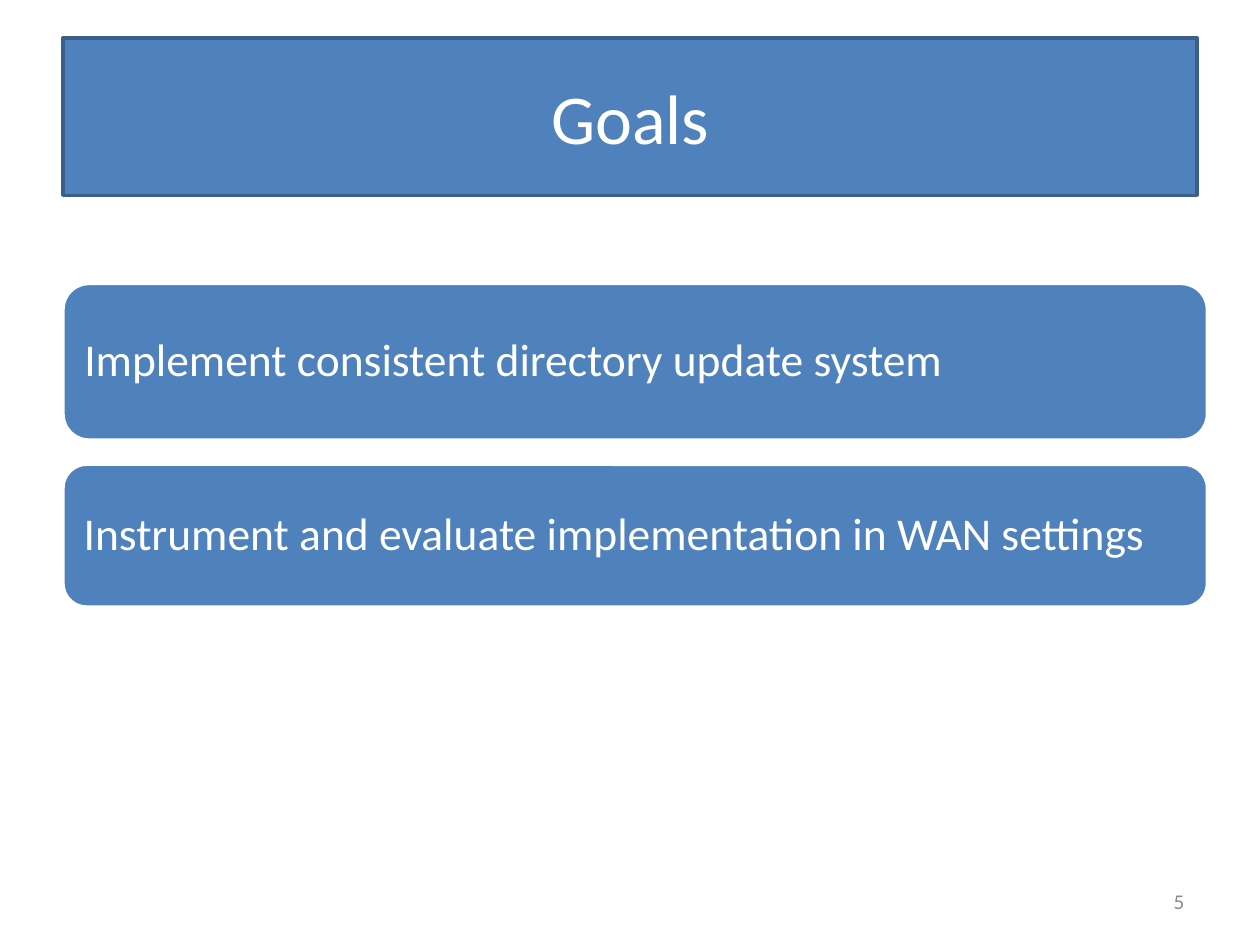
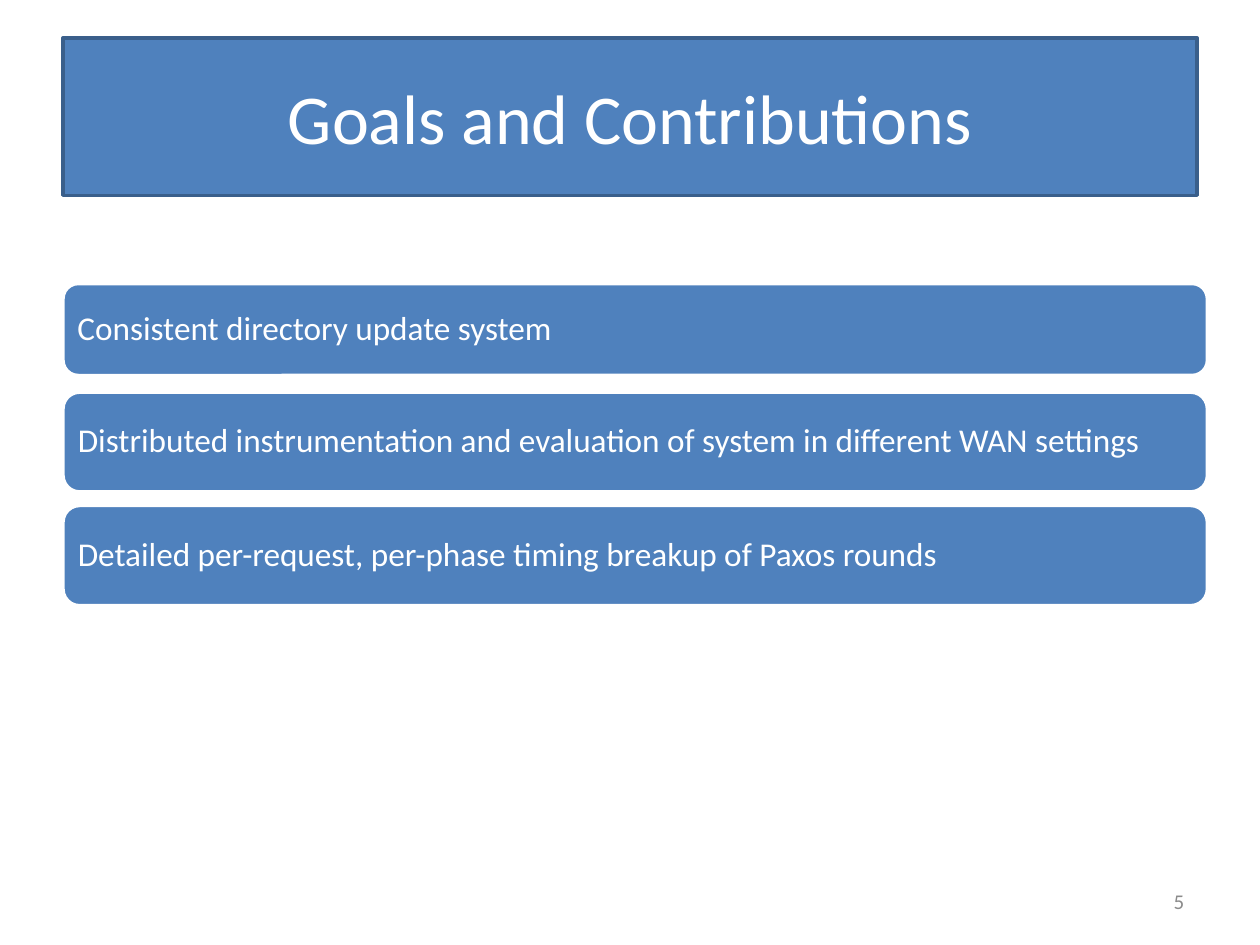
Before and after one commit to Slania/JPaxos-1, a slide deck: slide 5 of Paxos based directory updates for geo-replicated cloud storage.pptx. Drawn at 1260x945 pixels with LibreOffice and Linux fonts; fonts in the diff are those of the drawing. Boxes give left, top, right and bottom in pixels: in the first picture for what was removed or moved away, otherwise in the second. Text is boxed around its words. In the diff, an @@ line names an element or a change of style, - is before the commit and + after.

```diff
--- a/Paxos based directory updates for geo-replicated cloud storage.pptx
+++ b/Paxos based directory updates for geo-replicated cloud storage.pptx
@@ title at [288, 95, 971, 145]: text changed @@
-Goals
+Goals and Contributions
@@ rounded rectangle: place and size @@
-rounded rectangle at [63, 284, 1207, 440]
+rounded rectangle at [63, 284, 1207, 375]
@@ text at [77, 317, 551, 346]: text changed; size 26 to 19 pt @@
-Implement consistent directory update system
+Consistent directory update system
@@ rounded rectangle added at [63, 392, 1207, 491], fill #4F81BD, outline #FFFFFF 2 pt @@
@@ text at [78, 429, 1139, 458]: text changed; size 26 to 19 pt @@
-Instrument and evaluate implementation in WAN settings
+Distributed instrumentation and evaluation of system in different WAN settings
@@ rounded rectangle: place and size @@
-rounded rectangle at [63, 464, 1207, 606]
+rounded rectangle at [63, 505, 1207, 606]
@@ text added at [78, 543, 937, 572], 19 pt, text #FFFFFF @@
+Detailed per-request, per-phase timing breakup of Paxos rounds
```
Also in this commit, not shown: 8 other slides changed, 1 slide added, 2 slides removed.
